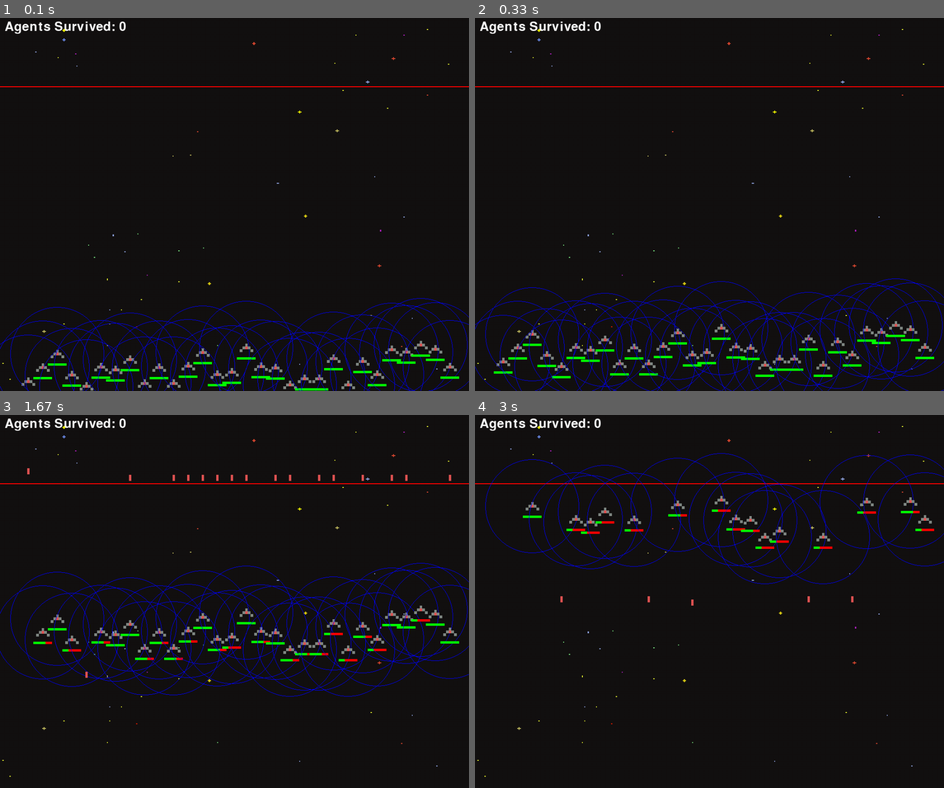
Above: before the commit, frames 1-4 (two rows, left to right).
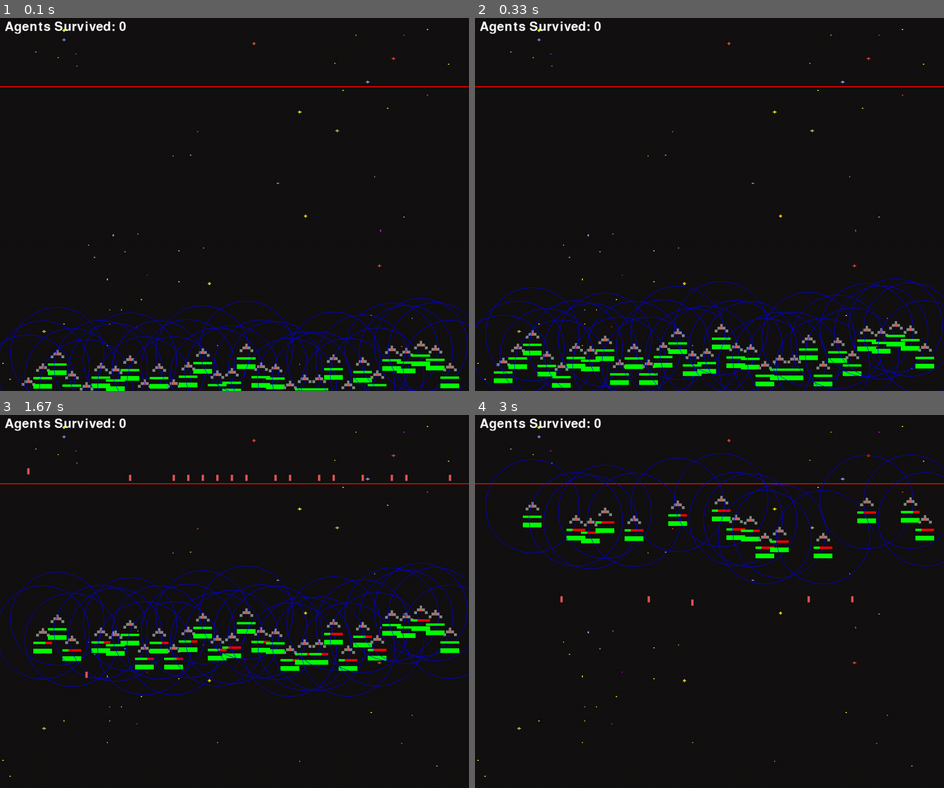
Above: after the commit, the same moments.

Repository: icik251/C21_analysis-of-survival_rate_of_agents-
Game: pygame game, started from Simulation/main.py
Same seed, same stepped clock (60 frames per second), same inputs: the game is played once before the commit and once after it.
Inputs:
- Up to frame 1 (0.1 s): no input
- Up to frame 2 (0.33 s): no input
- Up to frame 3 (1.67 s): hold Left 0.33-0.87 s; hold Left 0.9-1.3 s; hold Left from 1.33 s (still down)
- Up to frame 4 (3 s): release Left at 1.8 s

The runs differ from the first frame. In frame 1, 1.0% of the frame differs, in the area x 7-98%, y 92-100%; in frame 2, 1.6%, in the area x 4-98%, y 86-100%; in frame 3, 1.5%; in frame 4, 0.8%.

Commit message:
Update agent.py

Diff:
--- a/Simulation/classes/agent.py
+++ b/Simulation/classes/agent.py
@@ -36,7 +36,7 @@
         # Also draw the healthbar for each agent.
         self.healthbar(window)
         # if you dont want to see battery health bar comment this line.
-        # self.battery_healthbar(window)
+        self.battery_healthbar(window)
 
     def move(self, vel):
         """ To move the agent on the screen every loop
